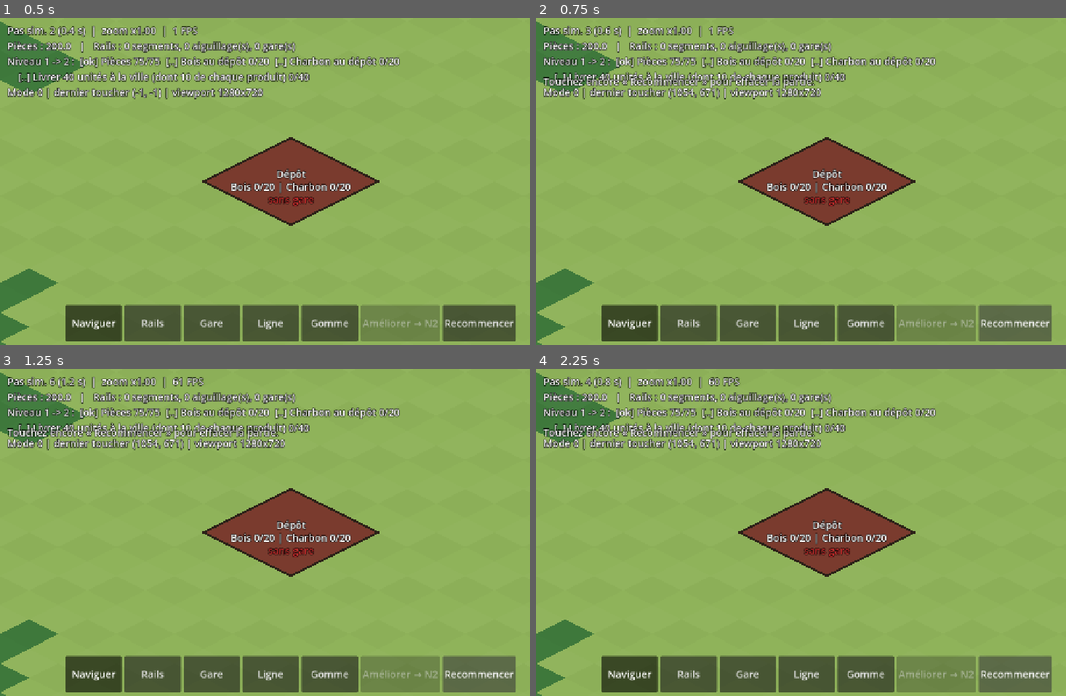
Above: before the commit, frames 1-4 (two rows, left to right).
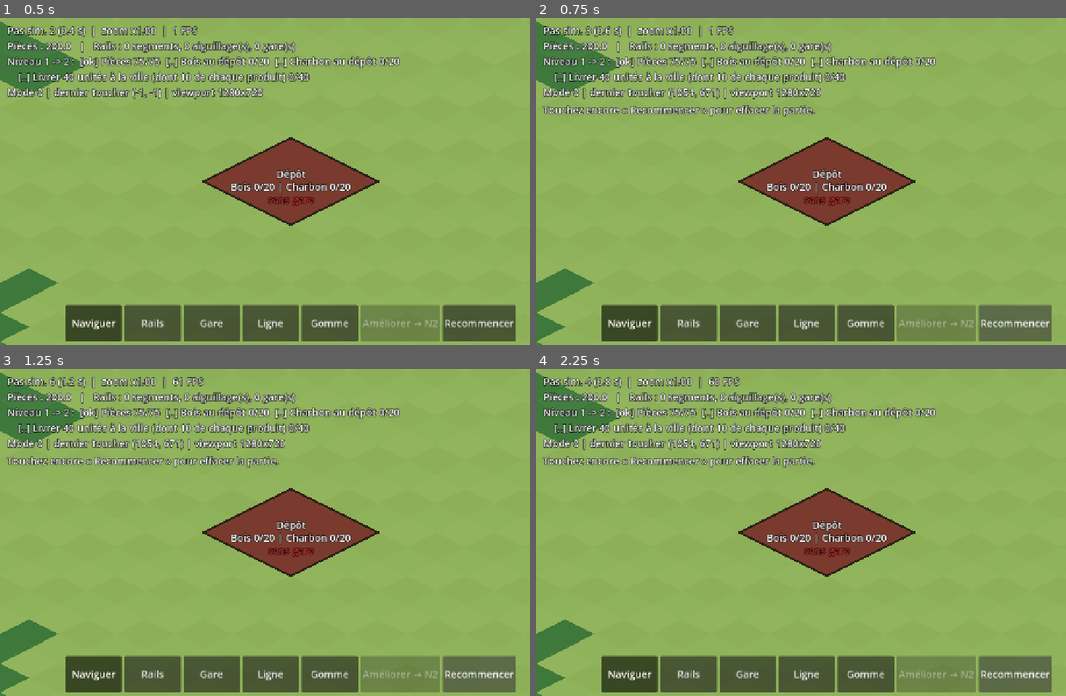
Above: after the commit, the same moments.

Repository: VincentDebaty/TrainWork
Game: Godot game, scene res://scenes/main.tscn
The game is run twice, just before and just after one commit, with the same random seed, the same clock (stepped at 60 frames per second) and the same inputs.
Inputs:
- Up to frame 1 (0.5 s): no input
- Up to frame 2 (0.75 s): click "Recommencer" at 0.5 s
- Up to frame 3 (1.25 s): no input
- Up to frame 4 (2.25 s): click "Recommencer" at 1.25 s; click "Recommencer" at 2 s

Frame 1 is identical in both runs. In frame 2, 1.9% of the frame differs, in the area x 1-53%, y 17-31%; in frame 3, 1.9%; in frame 4, 1.9%.

Commit message:
Mode Ligne : afficher et modifier la ligne existante
Retour de test sur iPhone : en mode Ligne, la ligne n'était pas visible et
« Lancer » semblait sans effet (la modification était pourtant appliquée).

- En entrant dans le mode Ligne, l'unique ligne est chargée et dessinée le
  long des rails, avec le numéro d'ordre de chaque arrêt ; tronçon
  impraticable en pointillés rouges
- « Lancer » confirme toujours le résultat, y compris « Ligne inchangée »
- Message temporaire placé sous le HUD, quelle que soit sa hauteur
- Test du contrôleur ; D-021 complété

Co-Authored-By: Claude Opus 5.5 <noreply@anthropic.com>

Diff:
--- a/src/presentation/build_controller.gd
+++ b/src/presentation/build_controller.gd
@@ -61,6 +61,11 @@
 	mode = new_mode
 	if mode != Mode.LINE:
 		_clear_pending()
+	elif pending_stations.is_empty() and _trains != null and _trains.lines.size() == 1:
+		# Une seule ligne : on la charge pour la voir et la modifier.
+		pending_stations = _trains.lines.values()[0].station_ids.duplicate()
+		preview_changed.emit()
+		message.emit("Ligne actuelle affichée : touchez une gare pour l'ajouter à la fin, la dernière pour la retirer, puis Lancer.")
 	_set_head(false, Vector2i(-1, -1))
 	_cancel_drag()
 	_camera.single_finger_pan = (mode == Mode.NAVIGATE)
@@ -236,6 +241,9 @@
 		return
 	var existing: int = _find_line(pending_stations)
 	var line_id: int = existing
+	if existing != 0 and _trains.trains.size() >= _trains.max_trains():
+		message.emit("Ligne inchangée : elle dessert déjà ces gares, dans cet ordre.")
+		return
 	# Plus de train disponible et une seule ligne : on la modifie (appliqué au prochain arrêt).
 	if existing == 0 and _trains.trains.size() >= _trains.max_trains() and _trains.lines.size() == 1:
 		var updated: int = _trains.update_line(_trains.lines.keys()[0], pending_stations)
--- a/src/presentation/main.gd
+++ b/src/presentation/main.gd
@@ -190,6 +190,8 @@
 	_toolbar.set_action_text("upgrade", "Niveau max" if prog.is_max_level() else "Améliorer → N%d" % (prog.level + 1))
 	if _cfg.show_debug_hud:
 		_hud_label.text = _hud_text()
+		# Le message temporaire s'affiche sous le HUD, quelle que soit sa hauteur.
+		_message_label.offset_top = _hud_label.offset_top + _hud_label.get_minimum_size().y + 8.0
 	if _message_ttl > 0.0:
 		_message_ttl -= delta
 		if _message_ttl <= 0.0:
--- a/src/presentation/rail_view.gd
+++ b/src/presentation/rail_view.gd
@@ -90,9 +90,13 @@
 		draw_arc(_projection.cell_center(_build.head), 26.0, 0.0, TAU, 32, LINE_COLOR, 6.0)
 
 
+## Ligne en préparation (mode Ligne) : chaque tronçon suit les rails ; un tronçon
+## impraticable est tracé en pointillés rouges. Numéros d'ordre au-dessus des gares
+## (une gare desservie plusieurs fois porte plusieurs numéros).
 func _draw_pending_line() -> void:
 	var ids: Array[int] = _build.pending_stations
 	var font: Font = ThemeDB.fallback_font
+	var badges: Dictionary = {}  # id de gare -> nombre de numéros déjà dessinés
 	for i: int in ids.size():
 		var station: RefCounted = _network.station_by_id(ids[i])
 		if station == null:
@@ -101,9 +105,24 @@
 		if i > 0:
 			var previous: RefCounted = _network.station_by_id(ids[i - 1])
 			if previous != null:
-				draw_dashed_line(_projection.cell_center(previous.cell), center, LINE_COLOR, 5.0, 14.0)
-		draw_circle(center + Vector2(0, -34), 20.0, LINE_COLOR)
-		draw_string(font, center + Vector2(-8, -26), str(i + 1), HORIZONTAL_ALIGNMENT_LEFT, -1, 24, Color.BLACK)
+				_draw_leg(previous.cell, station.cell)
+		var slot: int = badges.get(ids[i], 0)
+		badges[ids[i]] = slot + 1
+		var badge: Vector2 = center + Vector2(slot * 44.0, -34.0)
+		draw_circle(badge, 20.0, LINE_COLOR)
+		var label: String = str(i + 1)
+		draw_string(font, badge + Vector2(-7.0 * label.length(), 8), label, HORIZONTAL_ALIGNMENT_LEFT, -1, 24, Color.BLACK)
+
+
+func _draw_leg(from_cell: Vector2i, to_cell: Vector2i) -> void:
+	var path: Array[Vector2i] = _network.graph.find_path(from_cell, to_cell)
+	if path.size() < 2:
+		draw_dashed_line(_projection.cell_center(from_cell), _projection.cell_center(to_cell), PREVIEW_BAD, 6.0, 14.0)
+		return
+	var points: PackedVector2Array = PackedVector2Array()
+	for cell: Vector2i in path:
+		points.append(_projection.cell_center(cell))
+	draw_polyline(points, Color(LINE_COLOR, 0.55), 14.0)
 
 
 func _center(x: int, y: int) -> Vector2:
--- a/tests/test_build_controller.gd
+++ b/tests/test_build_controller.gd
@@ -257,3 +257,27 @@
 	check_eq(trains_sim.lines.values()[0].station_ids, [a, b, c] as Array[int], "la ligne a été modifiée")
 	check(messages.back().contains("Ligne modifiée"), "message explicite : %s" % messages.back())
 	_free(rig)
+
+
+func test_line_mode_shows_the_existing_line_and_reports_no_change() -> void:
+	var rig: Rig = _rig()
+	var trains_sim: RefCounted = (load("res://src/sim/train_simulator.gd") as GDScript).new(rig.net, (load("res://src/sim/sim_params.gd") as GDScript).new(0.2, 2.0, 3.0, 1.0, 1))
+	rig.build.setup(rig.net, rig.proj, rig.cam, trains_sim)
+	for x: int in [3, 9]:
+		rig.net.place_station(Vector2i(x, 8), 0)
+	for x: int in range(3, 9):
+		rig.net.place_edge(Vector2i(x, 8), Vector2i(x + 1, 8))
+	var a: int = rig.net.station_at(Vector2i(3, 8)).id
+	var b: int = rig.net.station_at(Vector2i(9, 8)).id
+	trains_sim.create_line([a, b] as Array[int])
+	trains_sim.add_train(trains_sim.last_created_line_id)
+	var messages: Array[String] = []
+	rig.build.message.connect(func(text: String) -> void: messages.append(text))
+	rig.build.set_mode(Mode.LINE)
+	check_eq(rig.build.pending_stations, [a, b] as Array[int], "la ligne existante est chargée et affichée")
+	rig.build.launch_line()
+	check(messages.back().contains("inchangée"), "Lancer sans changement le dit : %s" % messages.back())
+	check_eq(trains_sim.trains.size(), 1, "pas de train en plus")
+	rig.build.set_mode(Mode.NAVIGATE)
+	check(rig.build.pending_stations.is_empty(), "sélection effacée en quittant le mode Ligne")
+	_free(rig)
Not shown, changed: docs/DECISIONS.md
